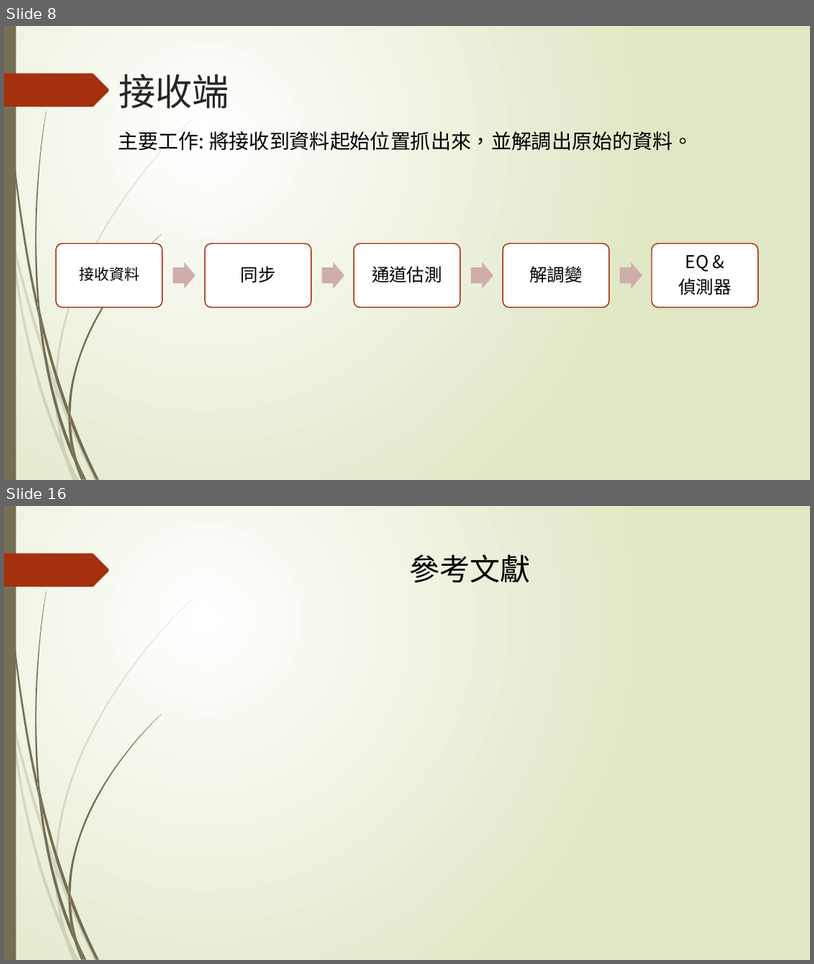
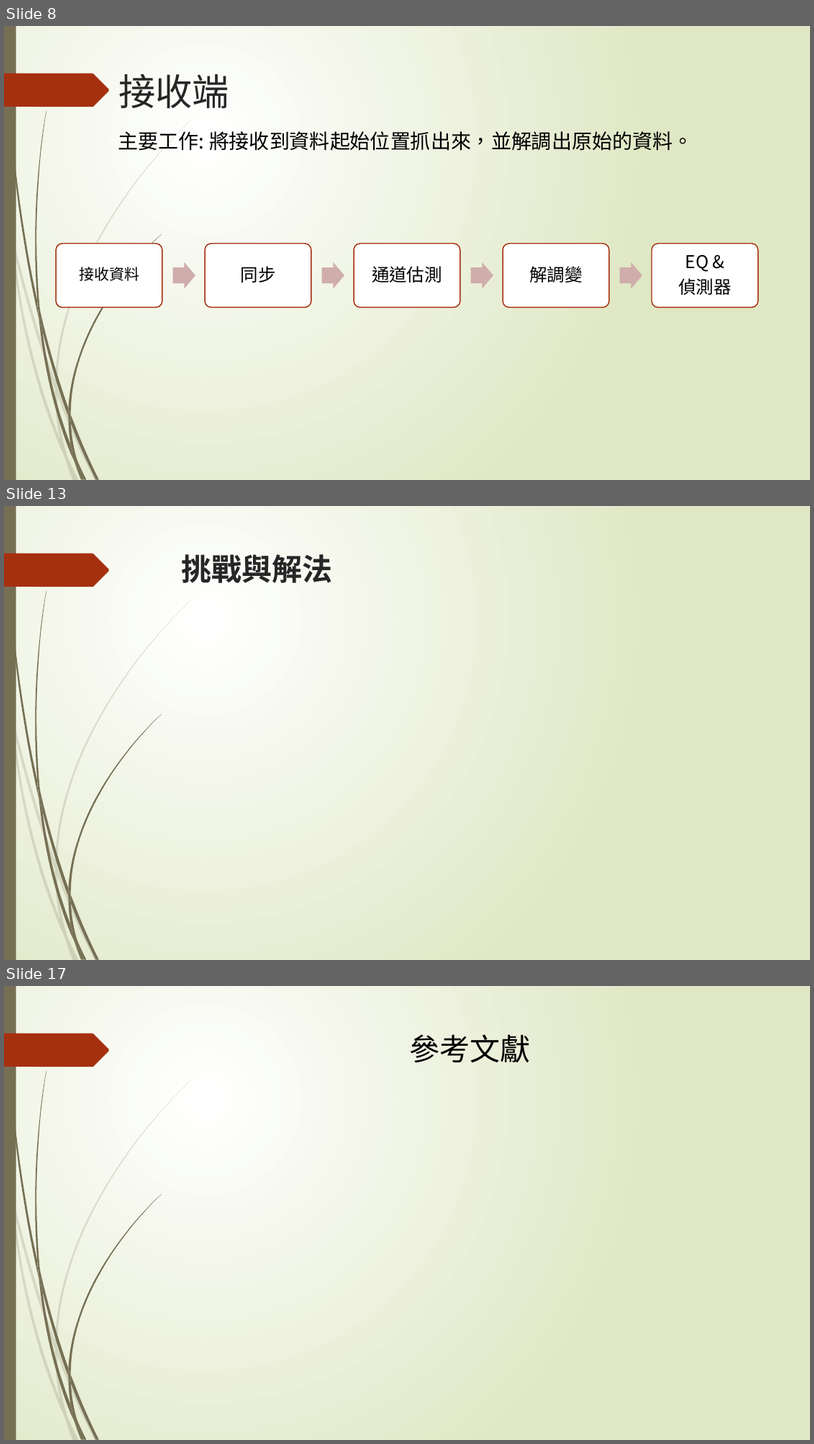
Before and after one commit to NIUWCSP/OTSM, a slide deck: report/以SDR實現OTSM通訊技術.pptx. Shown one above the other, each under a label of ours: slides 8 and 16 before the commit, slides 8, 13 and 17 after it; the slides between them are not shown. The pictures are 814x964 and 814x1444 pixels, drawn with LibreOffice and Linux fonts; fonts in the diff are those of the drawing. Boxes give left, top, right and bottom in pixels: in the first picture for what was removed or moved away, otherwise in the second. Text is boxed around its words. In the diff, an @@ line names an element or a change of style, - is before the commit and + after.

```diff
--- a/report/以SDR實現OTSM通訊技術.pptx
+++ b/report/以SDR實現OTSM通訊技術.pptx
@@ slide 13 added at [4,506,810,960], background gradient #FFFFFF to #DFE8C4; not listed: 24 template elements that a slide beside it also shows @@
@@ title added at [182,554,333,583], 36 pt, text #262626, bold @@
+挑戰與解法
@@ what was slide 16 is now slide 17 @@
```
Also in this commit, not shown: 9 slides changed, 2 other files.
